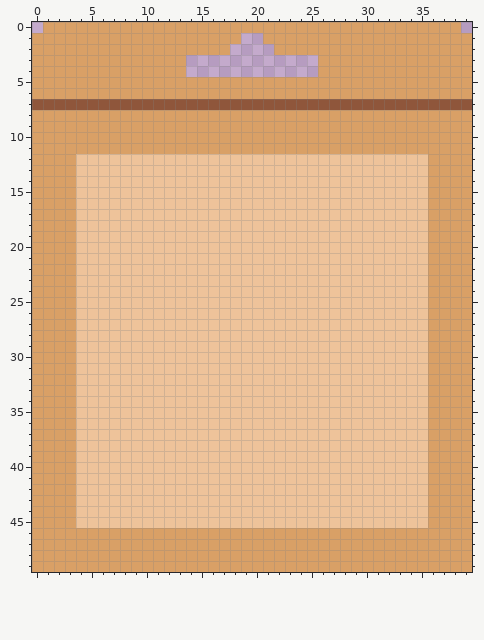
Pixel-art sprite -- sprites/seedpacket.png. This is how it looked before the edit.
The file is 40x50 pixels. Colours within 5 levels of each other are drawn and written as one.
And afterwards:
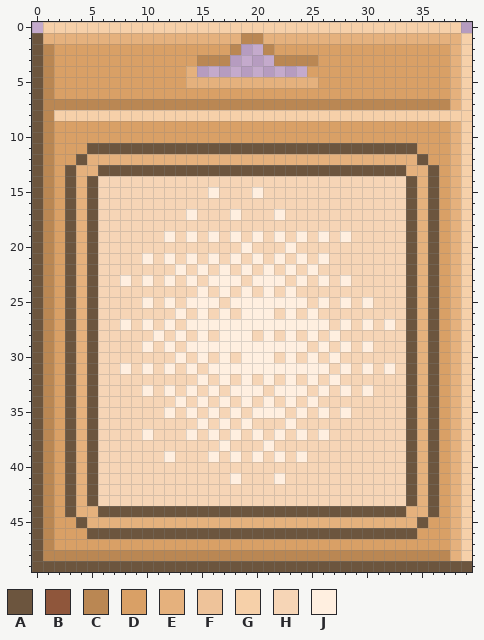
Palette (. is transparent): A #6c553e  B #8f563b  C #ba8753  D #d9a066  E #e5b17d  F #eec39a  G #f6d0a9  H #f6d5b6  J #ffefe0
Changes in this commit:
Changed rows in their new state; - is an unchanged pixel.
first column x 0:
 0 -GGGGGGGGGGGGGGGGGGGGGGGGGGGGGGGGGGGGGG-
 1 AEEEEEEEEEEEEEEEEEECCEEEEEEEEEEEEEEEEEEG
 2 AC----------------C--C----------------EG
 3 AC------------DCCC----CCCC------------EG
 4 AC------------E----------D------------EG
 5 AC------------EEEEEEEEEEEE------------EG
 6 AC------------------------------------EG
 7 ACCCCCCCCCCCCCCCCCCCCCCCCCCCCCCCCCCCCCEG
 8 ACGGGGGGGGGGGGGGGGGGGGGGGGGGGGGGGGGGGGGG
 9 AC------------------------------------EG
10 AC------------------------------------EG
11 AC---AAAAAAAAAAAAAAAAAAAAAAAAAAAAAA---EG
12 AC--AEEEEEEEEEEEEEEEEEEEEEEEEEEEEEEA--EG
13 AC-AEEAAAAAAAAAAAAAAAAAAAAAAAAAAAAEEA-EG
14 AC-AEAHHHHHHHHHHHHHHHHHHHHHHHHHHHHAEA-EG
15 AC-AEAHHHHHHHHHHJHHHJHHHHHHHHHHHHHAEA-EG
16 AC-AEAHHHHHHHHHHHHHHHHHHHHHHHHHHHHAEA-EG
17 AC-AEAHHHHHHHHJHHHJHHHJHHHHHHHHHHHAEA-EG
18 AC-AEAHHHHHHHHHHHHHHHHHHHHHHHHHHHHAEA-EG
19 AC-AEAHHHHHHJHJHJHJHJHJHJHJHJHHHHHAEA-EG
20 AC-AEAHHHHHHHHHHHHHJHHHJHHHHHHHHHHAEA-EG
21 AC-AEAHHHHJHJHJHJHJHJHJHJHJHHHHHHHAEA-EG
22 AC-AEAHHHHHHHJHJHJHJHJHJHJHHHHHHHHAEA-EG
23 AC-AEAHHJHJHJHJHJJJHJJJHJHJHJHHHHHAEA-EG
24 AC-AEAHHHHHHHHHJHJHJHJHJHHHHHHHHHHAEA-EG
25 AC-AEAHHHHJHJHJJJHJJJJJJJHJHJHJHHHAEA-EG
26 AC-AEAHHHHHHHJHJHJHJJJHJHJHHHHHHHHAEA-EG
27 AC-AEAHHJHJHJHJJJJJJJJJJJJJHJHJHJHAEA-EG
28 AC-AEAHHHHHJHJHJHJJJHJHJHJHJHHHHHHAEA-EG
29 AC-AEAHHHHJHJHJJJJJJJJJJJHJHJHJHHHAEA-EG
30 AC-AEAHHHHHHHJHJHJHJJJHJHJHJHHHHHHAEA-EG
31 AC-AEAHHJHJHJHJHJJJJJJJJJJJHJHJHJHAEA-EG
32 AC-AEAHHHHHHHHHJHJHJHJHJHJHJHHHHHHAEA-EG
33 AC-AEAHHHHJHJHJHJHJJJHJJJHJHJHJHHHAEA-EG
34 AC-AEAHHHHHHHJHJHJHJHJHJHJHHHHHHHHAEA-EG
35 AC-AEAHHHHHHJHJHJHJHJJJHJHJHJHHHHHAEA-EG
36 AC-AEAHHHHHHHHHJHJHJHHHJHHHHHHHHHHAEA-EG
37 AC-AEAHHHHJHHHJHJHJHJHJHJHJHHHHHHHAEA-EG
38 AC-AEAHHHHHHHHHHHJHHHJHHHHHHHHHHHHAEA-EG
39 AC-AEAHHHHHHJHHHJHJHJHJHJHHHHHHHHHAEA-EG
40 AC-AEAHHHHHHHHHHHHHHHHHHHHHHHHHHHHAEA-EG
41 AC-AEAHHHHHHHHHHHHJHHHJHHHHHHHHHHHAEA-EG
42 AC-AEAHHHHHHHHHHHHHHHHHHHHHHHHHHHHAEA-EG
43 AC-AEAHHHHHHHHHHHHHHHHHHHHHHHHHHHHAEA-EG
44 AC-AEEAAAAAAAAAAAAAAAAAAAAAAAAAAAAEEA-EG
45 AC--AEEEEEEEEEEEEEEEEEEEEEEEEEEEEEEA--EG
46 AC---AAAAAAAAAAAAAAAAAAAAAAAAAAAAAA---EG
47 AC------------------------------------EG
48 ACCCCCCCCCCCCCCCCCCCCCCCCCCCCCCCCCCCCCEG
49 AAAAAAAAAAAAAAAAAAAAAAAAAAAAAAAAAAAAAAAA
